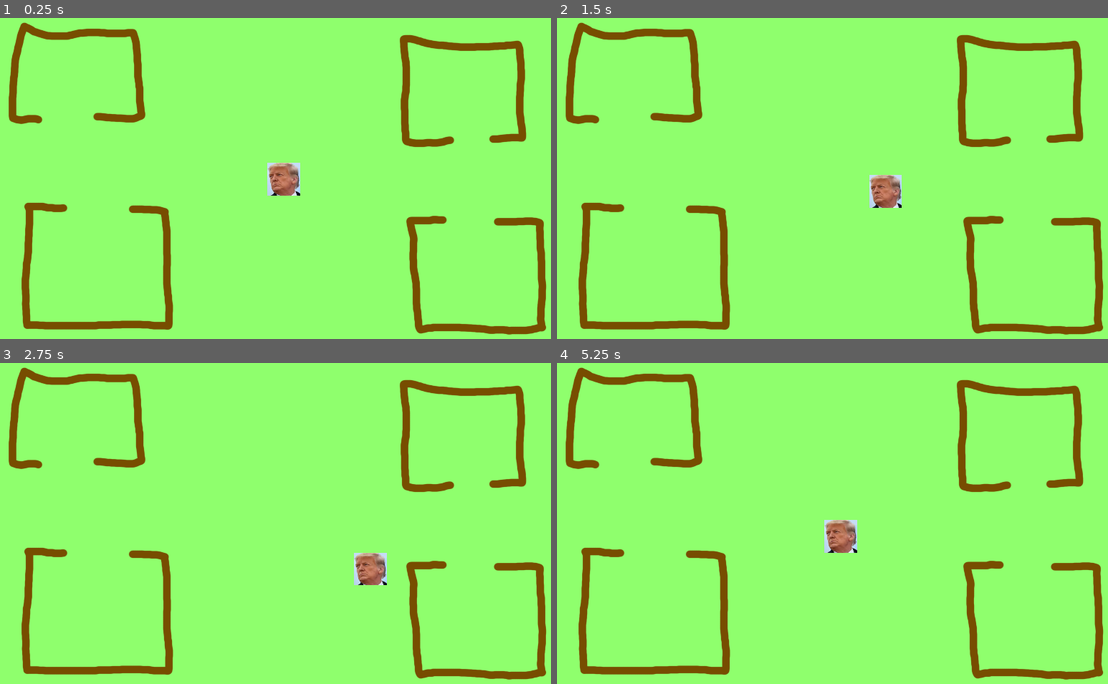
Above: before the commit, frames 1-4 (two rows, left to right).
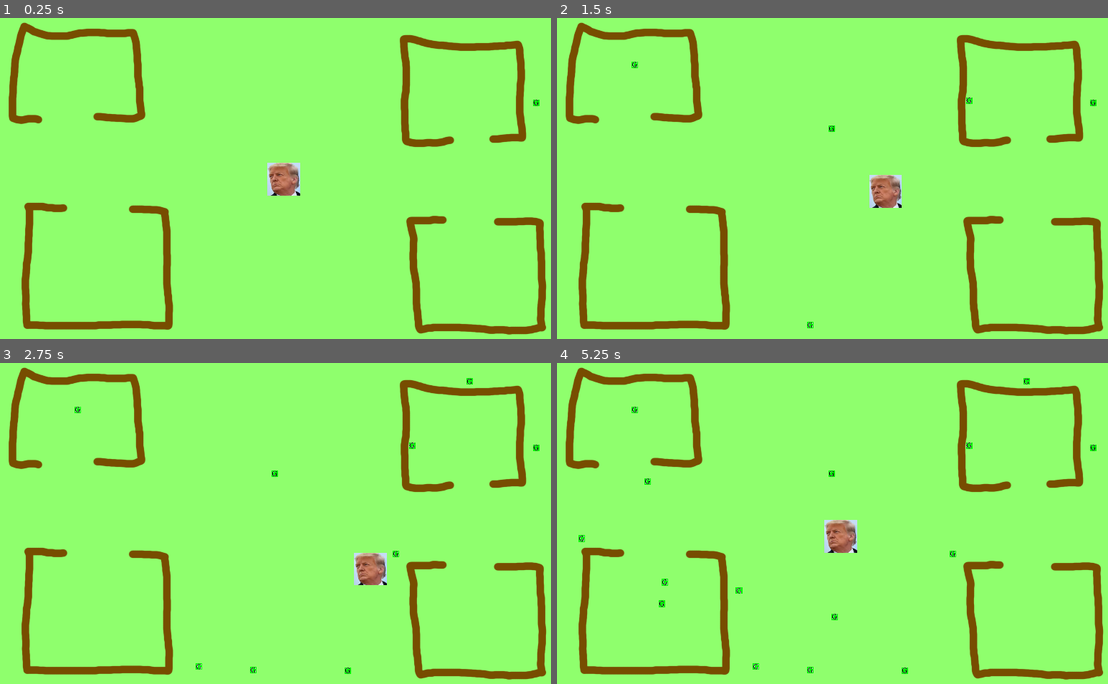
Above: after the commit, the same moments.

Repository: OneTrueC/Zombers
Game: Godot game, scene res://Scenes/MainGame.tscn
Two runs of this game, one before a commit and one after it. Both use one fixed random seed, a clock stepped at 60 frames per second and the inputs below. This scene is started directly instead of the project's main scene.
Inputs:
- Up to frame 1 (0.25 s): no input
- Up to frame 2 (1.5 s): tap Enter at 0.5 s; hold D (right) 0.53-1.28 s; hold S (down) from 1.28 s (still down)
- Up to frame 3 (2.75 s): release S (down) at 2.03 s; hold D (right) from 2.03 s (still down)
- Up to frame 4 (5.25 s): release D (right) at 2.78 s; hold W (up) 2.78-3.53 s; hold A (left) 3.53-5.03 s; hold S (down) from 5.03 s (still down)

The runs differ from the first frame. In frame 1, less than 0.1% of the frame differs, in the area x 96-98%, y 25-28%; in frame 2, 0.1%; in frame 3, 0.2%; in frame 4, 0.4%, in the area x 3-98%, y 4-97%.

Commit message:
fixed bugs relating to the collectibles crashing the game

Diff:
--- a/Scripts/Collectible.gd
+++ b/Scripts/Collectible.gd
@@ -9,11 +9,11 @@
 # Called when the node enters the scene tree for the first time.
 func _ready():
 	position = Vector2(rand_range(0,1920),rand_range(0,1080));
-	get_parent().move_child(self, 1);
+	#get_parent().move_child(self, 1);
 func _body_entered(body):
 	if (body is KinematicBody2D):
 		body.score+=1;
-	get_parent().remove_child(self);
+	self.queue_free();
 
 # Called every frame. 'delta' is the elapsed time since the previous frame.
 #func _process(delta):
--- a/Scripts/QuitButton.gd
+++ b/Scripts/QuitButton.gd
@@ -10,7 +10,7 @@
 func _ready():
 	pass # Replace with function body.
 func _pressed():
-	get_tree().quit();
+	return get_tree().quit();
 
 # Called every frame. 'delta' is the elapsed time since the previous frame.
 #func _process(delta):
